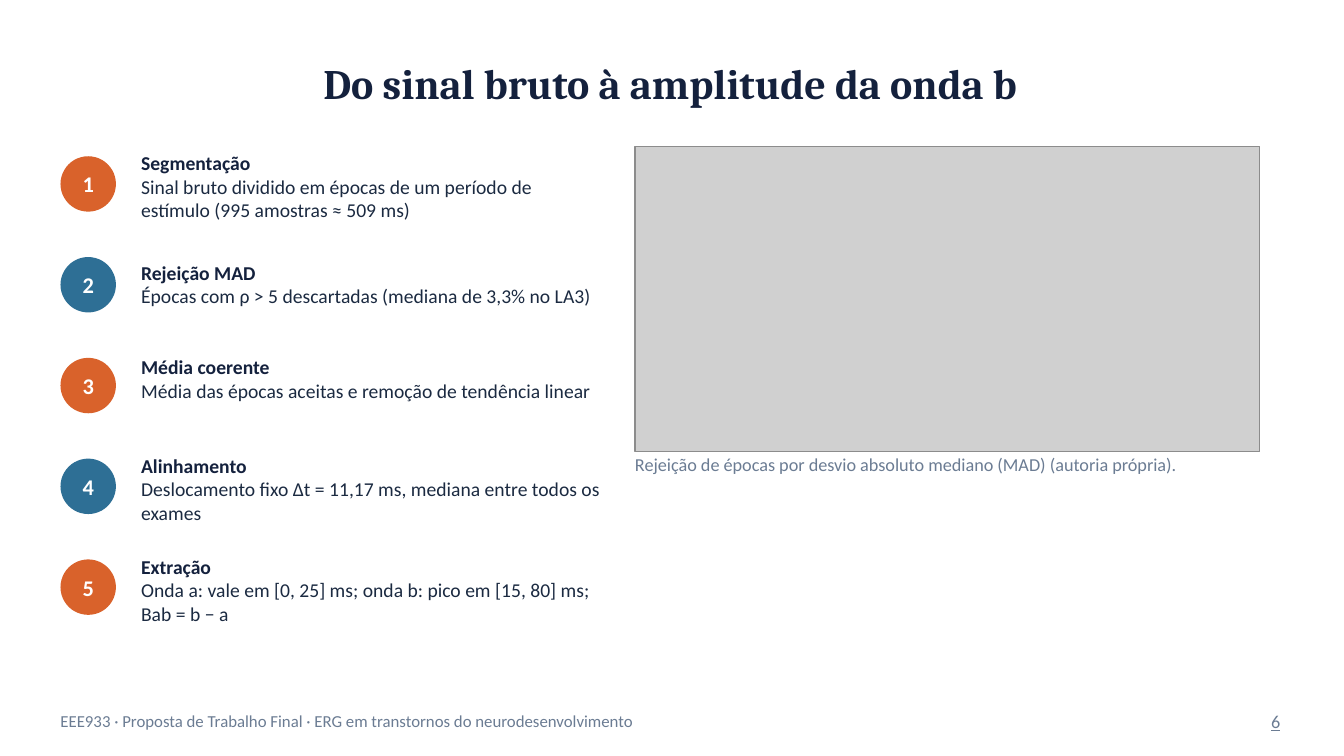
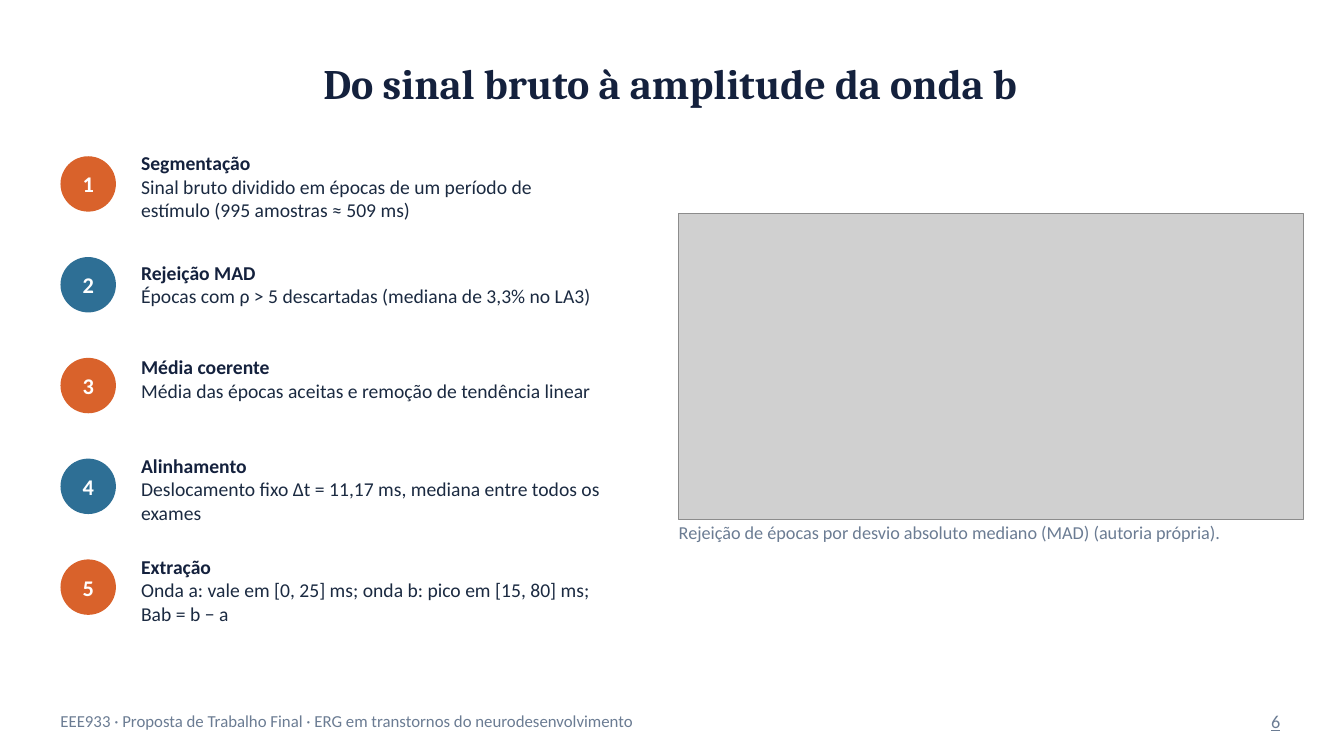
Before and after one commit to HenriqueMarquesCruz/ECs_EEE933, a slide deck: slide 6 of TrabalhoFinal/Proposta_ERG.pptx. Drawn at 1344x756 pixels with LibreOffice and Linux fonts; fonts in the diff are those of the drawing; grey boxes stand for pictures. Boxes give left, top, right and bottom in pixels: in the first picture for what was removed or moved away, otherwise in the second. Text is boxed around its words. In the diff, an @@ line names an element or a change of style, - is before the commit and + after.

```diff
--- a/TrabalhoFinal/Proposta_ERG.pptx
+++ b/TrabalhoFinal/Proposta_ERG.pptx
@@ picture: place and size @@
-picture at (635, 146, 1260, 452)
+picture at (679, 214, 1304, 519)
@@ text "Rejeição de épocas por desvio ...": place and size @@
-text "Rejeição de épocas por desvio ..." at (635, 458, 1176, 474)
+text "Rejeição de épocas por desvio ..." at (679, 526, 1220, 542)
```
Also in this commit, not shown: 7 other slides changed, 1 other file.
